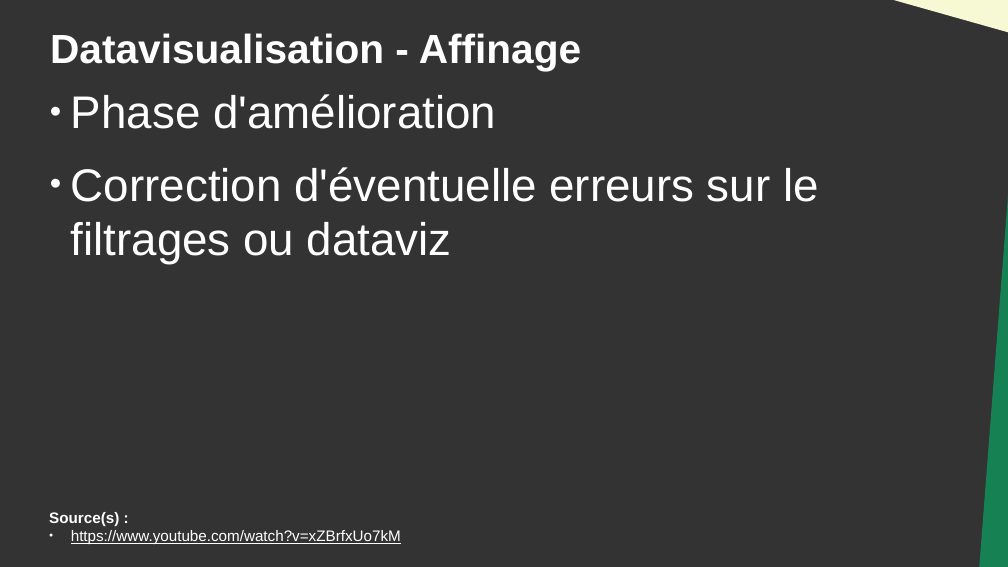
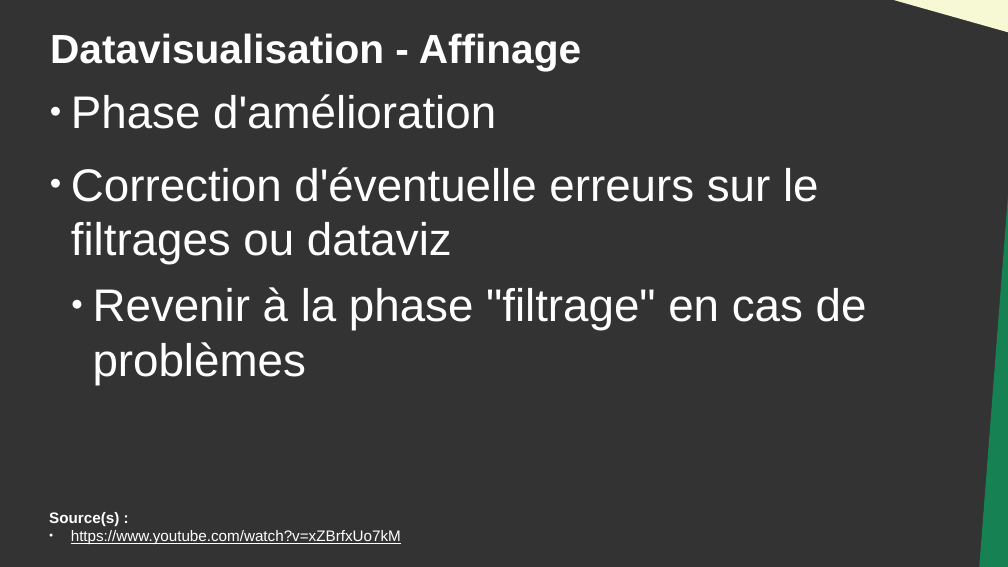
Before and after one commit to DanYellow/cours, a slide deck: slide 37 of data-journalisme-s4/travaux-pratiques/numero-4/presentation.odp. Drawn at 1008x567 pixels with LibreOffice and Linux fonts; fonts in the diff are those of the drawing. Boxes give left, top, right and bottom in pixels: in the first picture for what was removed or moved away, otherwise in the second. Text is boxed around its words. In the diff, an @@ line names an element or a change of style, - is before the commit and + after.

```diff
--- a/data-journalisme-s4/travaux-pratiques/numero-4/presentation.odp
+++ b/data-journalisme-s4/travaux-pratiques/numero-4/presentation.odp
@@ text at box(93, 287, 867, 385): paragraph added @@
+  ● Revenir à la phase "filtrage" en cas de problèmes
```
Also in this commit, not shown: 3 other files.
